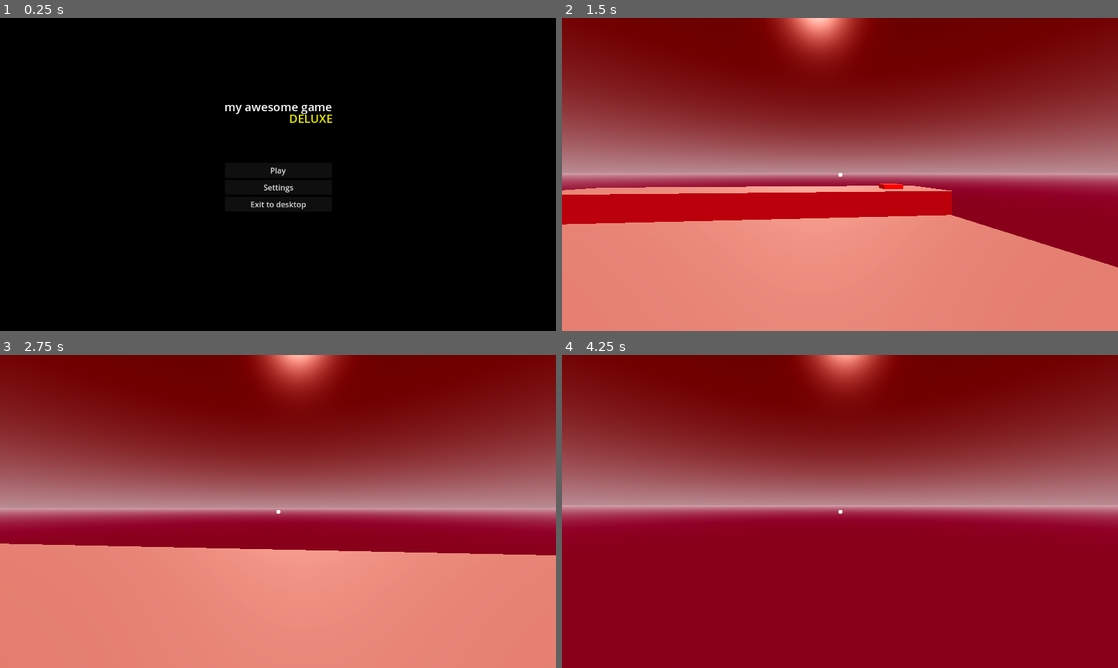
Above: before the commit, frames 1-4 (two rows, left to right).
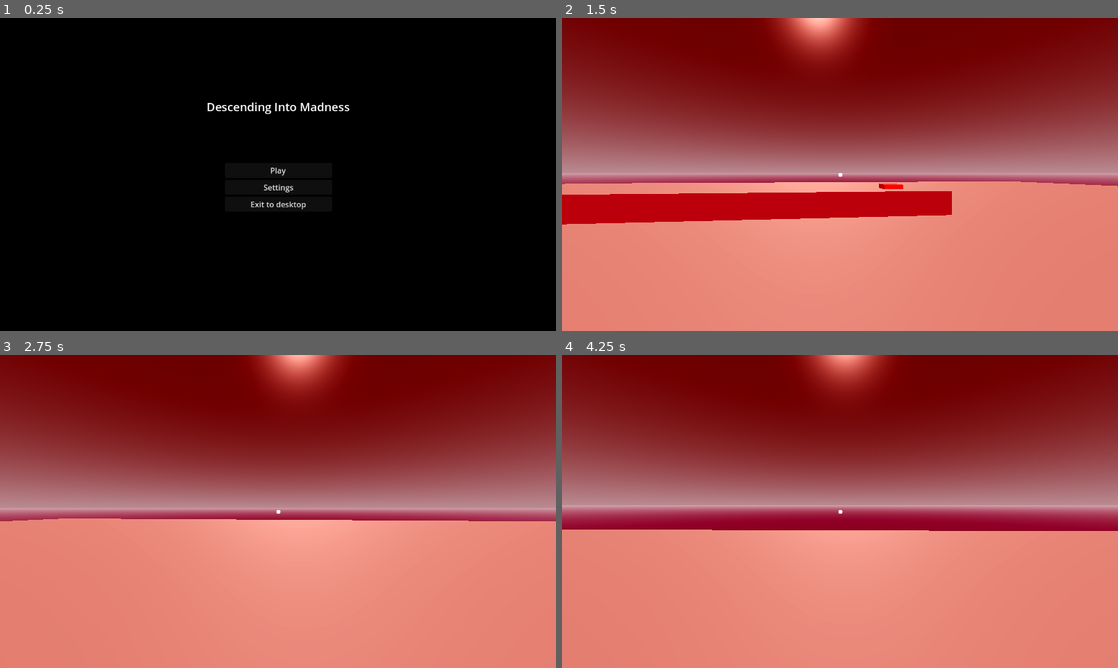
Above: after the commit, the same moments.

Repository: micahdbak/fcsim
Game: Godot game, scene res://scenes/mainMenu.tscn
Two runs of this game, one before a commit and one after it. Both use one fixed random seed, a clock stepped at 60 frames per second and the inputs below.
Inputs (mouse positions are in pixels of both pictures, inside the frame that each line leads up to):
- Up to frame 1 (0.25 s): no input
- Up to frame 2 (1.5 s): click "Play" at 0.5 s; tap Enter at 1.25 s; move the mouse to (867, 174) at 1.27 s; hold W (up) from 1.28 s (still down); tap C (crouch) at 1.35 s
- Up to frame 3 (2.75 s): keep holding W (up); tap Space (jump) at 1.52, 2.27 s; move the mouse to (250, 511) at 2.02 s; tap E (interact) at 2.1 s
- Up to frame 4 (4.25 s): keep holding W (up); move the mouse to (851, 505) at 2.77 s; hold Shift (sprint) 2.78-3.53 s; move the mouse to (834, 517) at 3.52 s; tap C (crouch) at 3.6 s; tap Space (jump) at 3.77 s

The runs differ from the first frame. In frame 1, 0.5% of the frame differs, in the area x 37-63%, y 26-34%; in frame 2, 6.5%; in frame 3, 9.5%; in frame 4, 44%, in the area x 0-100%, y 55-100%.

Commit message:
Basic path following enemy

Diff:
--- a/main.tscn
+++ b/main.tscn
@@ -1,9 +1,10 @@
-[gd_scene load_steps=12 format=3 uid="uid://piq1qo6dhgdh"]
+[gd_scene load_steps=15 format=3 uid="uid://piq1qo6dhgdh"]
 
 [ext_resource type="PackedScene" uid="uid://brpt71jl5cg2q" path="res://scenes/player.tscn" id="1_8teri"]
 [ext_resource type="Texture2D" uid="uid://ya235vbyvsuk" path="res://test_scene_assets/fakepngcat.png" id="2_87uvm"]
 [ext_resource type="Script" uid="uid://b2b0p0ahedm7k" path="res://test_scene_assets/ButtonInteractible.gd" id="2_dgpk1"]
 [ext_resource type="AudioStream" uid="uid://bda1e85y0na7r" path="res://test_scene_assets/miau.ogg" id="3_dq0nh"]
+[ext_resource type="PackedScene" uid="uid://dcg77dbt3ronp" path="res://scenes/enemy.tscn" id="5_lquwl"]
 
 [sub_resource type="ProceduralSkyMaterial" id="ProceduralSkyMaterial_e2q4g"]
 sky_top_color = Color(0.371817, 5.62528e-07, 9.62615e-08, 1)
@@ -32,6 +33,12 @@
 
 [sub_resource type="PlaneMesh" id="PlaneMesh_vcox7"]
 material = SubResource("StandardMaterial3D_6gkoj")
+
+[sub_resource type="NavigationMesh" id="NavigationMesh_lquwl"]
+vertices = PackedVector3Array(-9.5, 1.7, -9.5, -9.5, 1.7, 9.5, 9.5, 1.7, 9.5, 9.5, 1.7, -9.5)
+polygons = [PackedInt32Array(3, 2, 0), PackedInt32Array(0, 2, 1)]
+
+[sub_resource type="PlaneMesh" id="PlaneMesh_7mycd"]
 
 [node name="Node3D" type="Node3D"]
 
@@ -85,3 +92,14 @@
 transform = Transform3D(1, 0, 0, 0, -4.37114e-08, -1, 0, 1, -4.37114e-08, -0.156692, 1.68591, -3.2028)
 visible = false
 mesh = SubResource("PlaneMesh_vcox7")
+
+[node name="Enemy" parent="." node_paths=PackedStringArray("player") instance=ExtResource("5_lquwl")]
+transform = Transform3D(1, 0, 0, 0, 1, 0, 0, 0, 1, 0, 2.41189, 2.00115)
+player = NodePath("../Player")
+
+[node name="NavigationRegion3D" type="NavigationRegion3D" parent="."]
+navigation_mesh = SubResource("NavigationMesh_lquwl")
+
+[node name="MeshInstance3D" type="MeshInstance3D" parent="NavigationRegion3D"]
+transform = Transform3D(10, 0, 0, 0, 10, 0, 0, 0, 10, 0, 1.2, 0)
+mesh = SubResource("PlaneMesh_7mycd")
--- /dev/null
+++ b/scenes/enemy.gd
@@ -0,0 +1,39 @@
+extends CharacterBody3D
+
+var movement_speed: float = 1.0
+var movement_target_position: Vector3 = Vector3(-3.0,0.0,2.0)
+
+@onready var navigation_agent: NavigationAgent3D = $NavigationAgent3D
+@export var player: Node3D  # Drag the player node into this export field
+
+func _ready():
+	# These values need to be adjusted for the actor's speed
+	# and the navigation layout.
+	navigation_agent.path_desired_distance = 0.5
+	navigation_agent.target_desired_distance = 0.5
+
+	# Make sure to not await during _ready.
+	actor_setup.call_deferred()
+
+func actor_setup():
+	# Wait for the first physics frame so the NavigationServer can sync.
+	await get_tree().physics_frame
+
+	# Now that the navigation map is no longer empty, set the movement target.
+	if player:
+		set_movement_target(player.global_transform.origin)
+	else:
+		set_movement_target(movement_target_position)
+
+func set_movement_target(movement_target: Vector3):
+	navigation_agent.set_target_position(movement_target)
+
+func _physics_process(delta):
+	if player:
+		set_movement_target(player.global_transform.origin)
+
+	var current_agent_position: Vector3 = global_position
+	var next_path_position: Vector3 = navigation_agent.get_next_path_position()
+
+	velocity = current_agent_position.direction_to(next_path_position) * movement_speed
+	move_and_slide()
--- /dev/null
+++ b/scenes/enemy.tscn
@@ -0,0 +1,20 @@
+[gd_scene load_steps=4 format=3 uid="uid://dcg77dbt3ronp"]
+
+[ext_resource type="Script" uid="uid://c3gpcsmeol7u2" path="res://scenes/enemy.gd" id="1_7p1mj"]
+
+[sub_resource type="BoxShape3D" id="BoxShape3D_md0e3"]
+
+[sub_resource type="BoxMesh" id="BoxMesh_7p1mj"]
+
+[node name="Enemy" type="CharacterBody3D"]
+script = ExtResource("1_7p1mj")
+
+[node name="NavigationAgent3D" type="NavigationAgent3D" parent="."]
+
+[node name="CollisionShape3D" type="CollisionShape3D" parent="."]
+transform = Transform3D(0.25, 0, 0, 0, 0.25, 0, 0, 0, 0.25, 0, 0, 0)
+shape = SubResource("BoxShape3D_md0e3")
+
+[node name="MeshInstance3D" type="MeshInstance3D" parent="."]
+transform = Transform3D(0.25, 0, 0, 0, 0.25, 0, 0, 0, 0.25, 0, 0, 0)
+mesh = SubResource("BoxMesh_7p1mj")
--- a/scenes/mainMenu.tscn
+++ b/scenes/mainMenu.tscn
@@ -35,17 +35,7 @@
 grow_horizontal = 2
 grow_vertical = 2
 theme_override_font_sizes/font_size = 24
-text = "my awesome game"
-
-[node name="Label2" type="Label" parent="Label"]
-layout_mode = 0
-offset_left = 134.0
-offset_top = 24.0
-offset_right = 224.0
-offset_bottom = 58.0
-theme_override_colors/font_color = Color(0.934358, 0.934358, 7.70092e-07, 1)
-theme_override_font_sizes/font_size = 24
-text = "DELUXE"
+text = "Descending Into Madness"
 
 [node name="VBoxContainer" type="VBoxContainer" parent="."]
 layout_mode = 0
--- a/scenes/player.tscn
+++ b/scenes/player.tscn
@@ -103,5 +103,5 @@
 
 [node name="AnimationPlayer" type="AnimationPlayer" parent="."]
 libraries = {
-"": SubResource("AnimationLibrary_auuwx")
+&"": SubResource("AnimationLibrary_auuwx")
 }
Not shown, added: scenes/enemy.gd.uid
